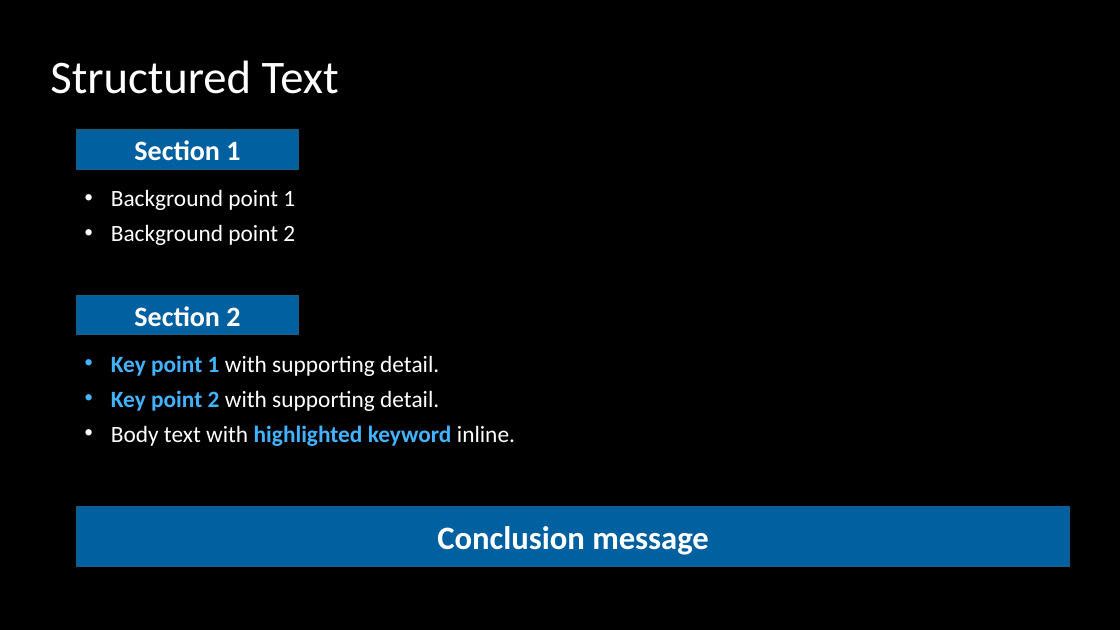
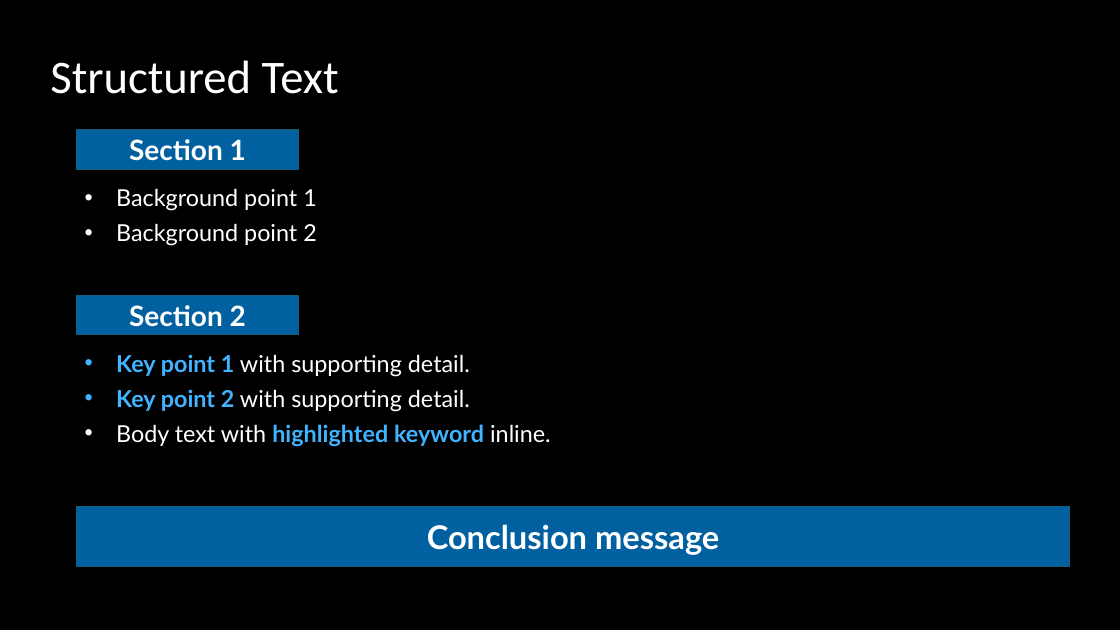
Before and after one commit to aws-samples/sample-spec-driven-presentation-maker, a slide deck: slide 18 of skill/references/examples/patterns.pptx. Drawn at 1120x630 pixels with LibreOffice and Linux fonts; fonts in the diff are those of the drawing. Boxes give left, top, right and bottom in pixels: in the first picture for what was removed or moved away, otherwise in the second. Text is boxed around its words. In the diff, an @@ line names an element or a change of style, - is before the commit and + after.

Commit message:
✨ feat(examples): update patterns.pptx — improved arc-list, add section-stack
Sync from internal

```diff
--- a/skill/references/examples/patterns.pptx
+++ b/skill/references/examples/patterns.pptx
@@ text "Background point 1" at box(116, 188, 317, 246): font Calibri to Lato; indent changed @@
@@ text "Key point 1 with supporting ..." at box(116, 354, 551, 447): font Calibri to Lato; indent changed @@
@@ font Calibri to Lato in 3 elements at box(76, 130, 299, 170), box(76, 296, 299, 335), box(76, 507, 1070, 567) @@
```
Also in this commit, not shown: 3 other slides changed, 2 slides added, 2 slides removed.
